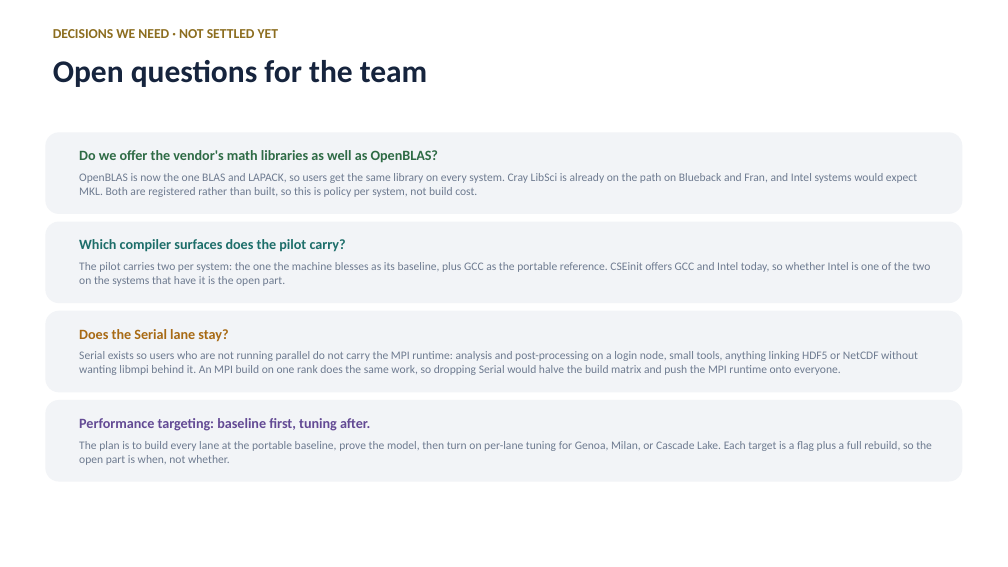
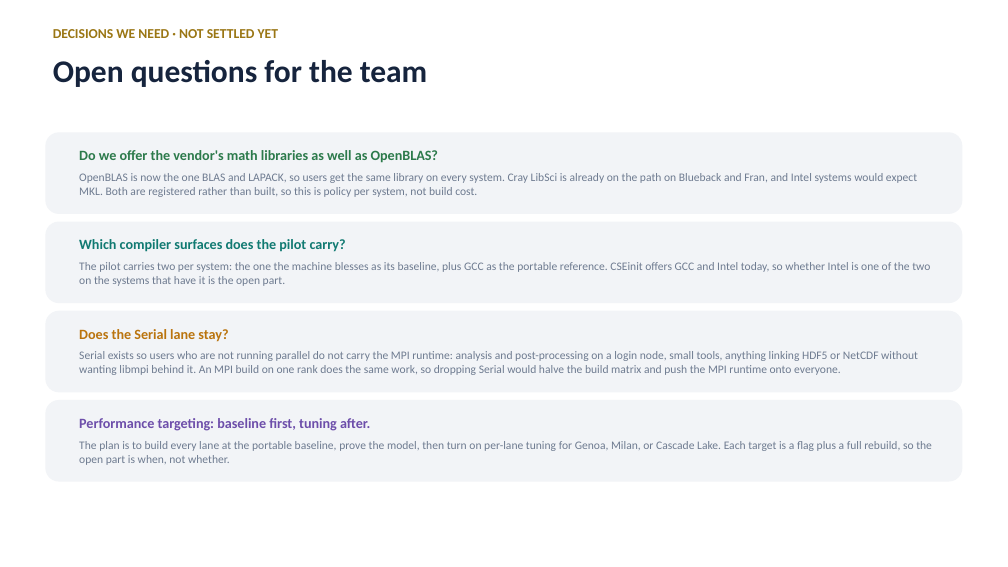
Before and after one commit to ray12514/stack-planning, a slide deck: slide 10 of presentations/cse_lanes_model.pptx. Drawn at 1008x567 pixels with LibreOffice and Linux fonts; fonts in the diff are those of the drawing. Boxes give left, top, right and bottom in pixels: in the first picture for what was removed or moved away, otherwise in the second. Text is boxed around its words. In the diff, an @@ line names an element or a change of style, - is before the commit and + after.

```diff
--- a/presentations/cse_lanes_model.pptx
+++ b/presentations/cse_lanes_model.pptx
@@ text "Do we offer the vendor's ..." at <box>79,150,438,163</box>: text colour #2E6B45 to #2C7A4B @@
@@ text "Does the Serial lane stay?" at <box>79,329,228,342</box>: text colour #A86A14 to #BA740E @@
@@ text "Performance targeting: baseline first, tuning ..." at <box>79,418,370,431</box>: text colour #634A94 to #6D4EAA @@
```
Also in this commit, not shown: 13 other slides changed, 3 other files.
